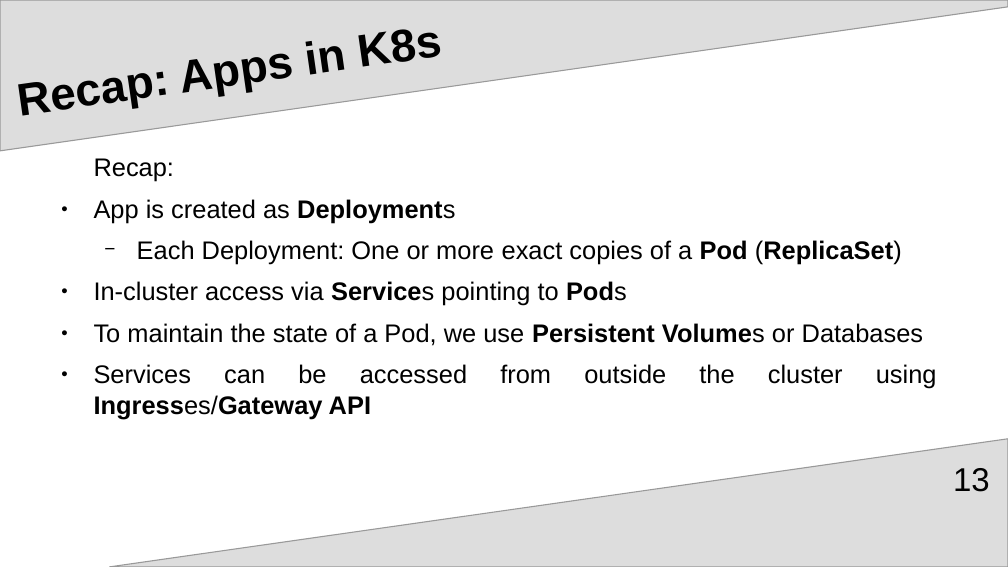
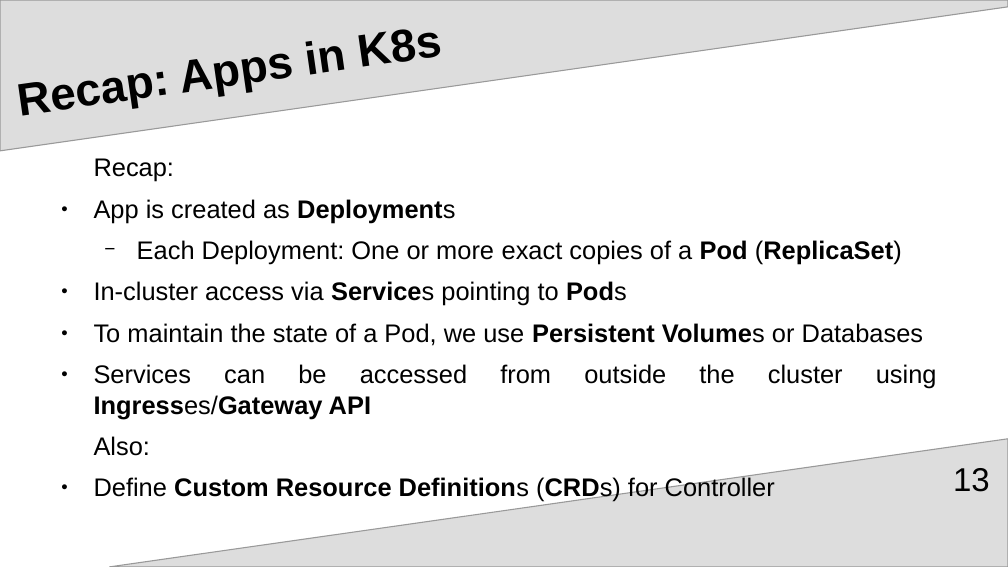
Before and after one commit to upart/cabinops, a slide deck: slide 13 of documentation/Introduction.odp. Drawn at 1008x567 pixels with LibreOffice and Linux fonts; fonts in the diff are those of the drawing. Boxes give left, top, right and bottom in pixels: in the first picture for what was removed or moved away, otherwise in the second. Text is boxed around its words. In the diff, an @@ line names an element or a change of style, - is before the commit and + after.

```diff
--- a/documentation/Introduction.odp
+++ b/documentation/Introduction.odp
@@ text at (94,436,775,502): paragraphs added @@
+Also:
+● Define Custom Resource Definitions (CRDs) for Controller
```
Also in this commit, not shown: 3 other slides changed, 5 slides added, 3 slides removed, 1 other file.
